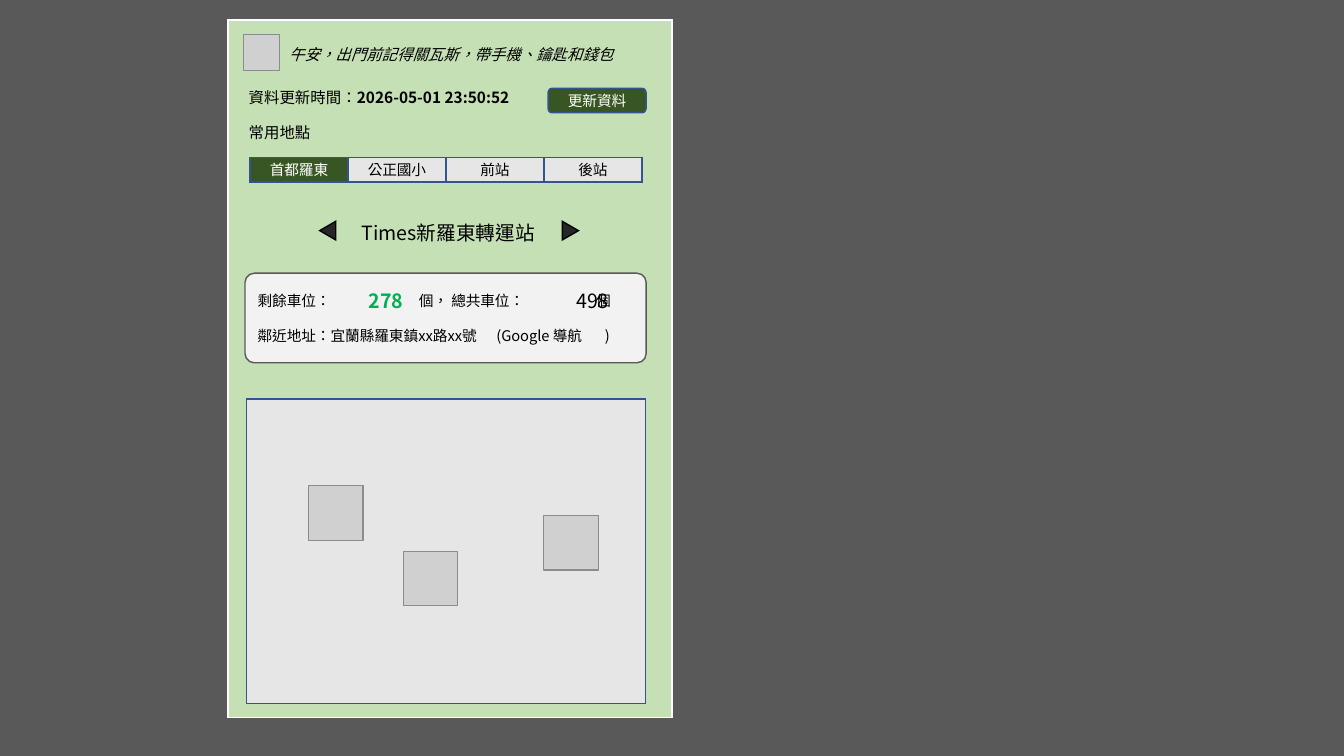
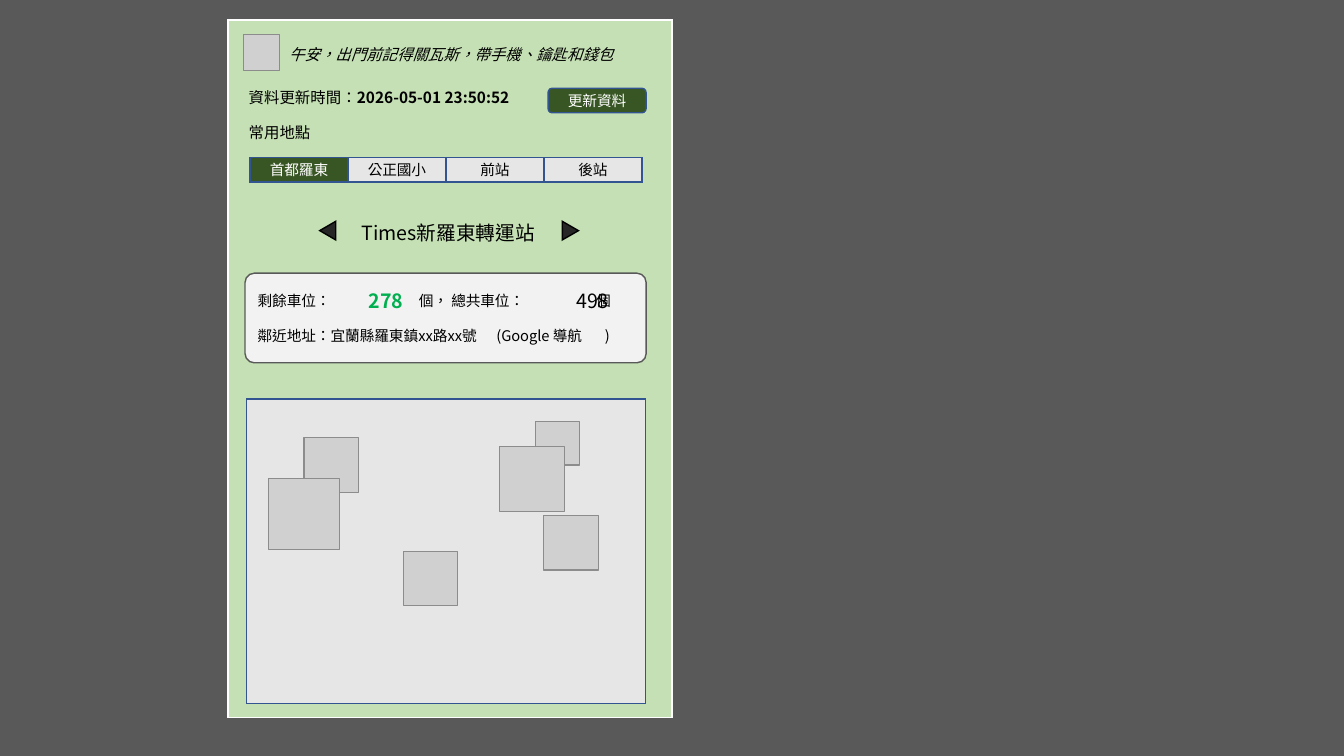
Before and after one commit to TTW-TW/ParkingLT, a slide deck: slide 2 of doc/簡報1.pptx. Drawn at 1344x756 pixels with LibreOffice and Linux fonts; fonts in the diff are those of the drawing; grey boxes stand for pictures; background and template pictures are left out. Boxes give left, top, right and bottom in pixels: in the first picture for what was removed or moved away, otherwise in the second. Text is boxed around its words. In the diff, an @@ line names an element or a change of style, - is before the commit and + after.

```diff
--- a/doc/簡報1.pptx
+++ b/doc/簡報1.pptx
@@ picture: place and size @@
-picture at [309,486,363,540]
+picture at [304,438,359,492]
@@ picture added at [500,447,565,511] @@
@@ picture added at [535,421,579,465] @@
@@ picture added at [269,479,340,549] @@
```
Also in this commit, not shown: 1 slide added, 29 other files.
